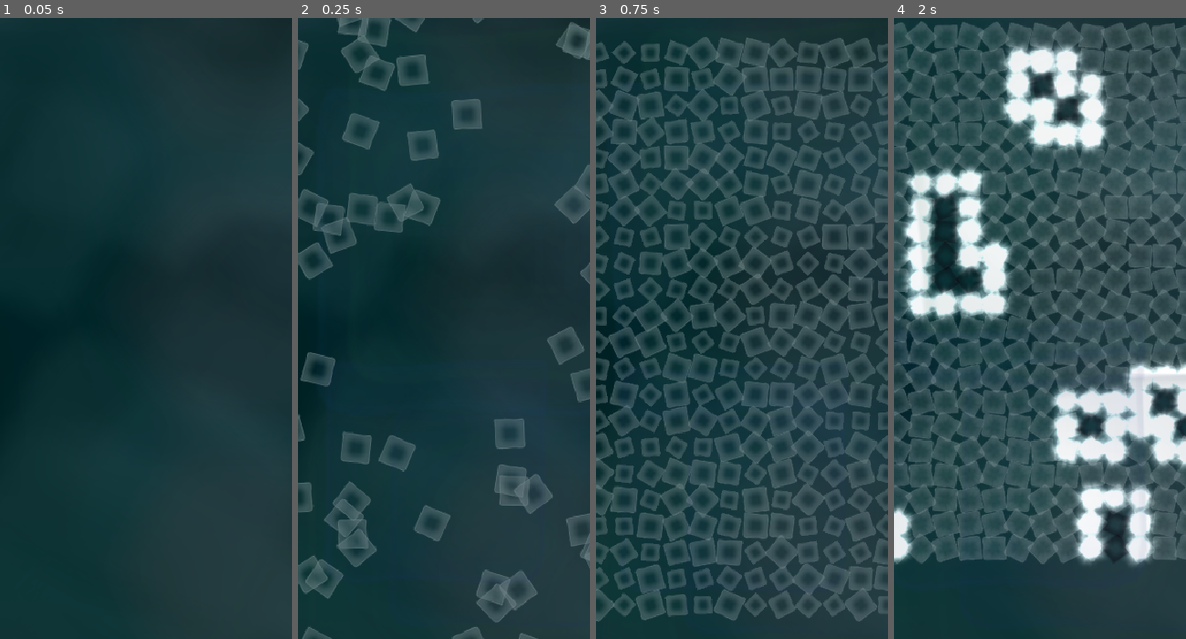
Above: before the commit, frames 1-4 (left to right).
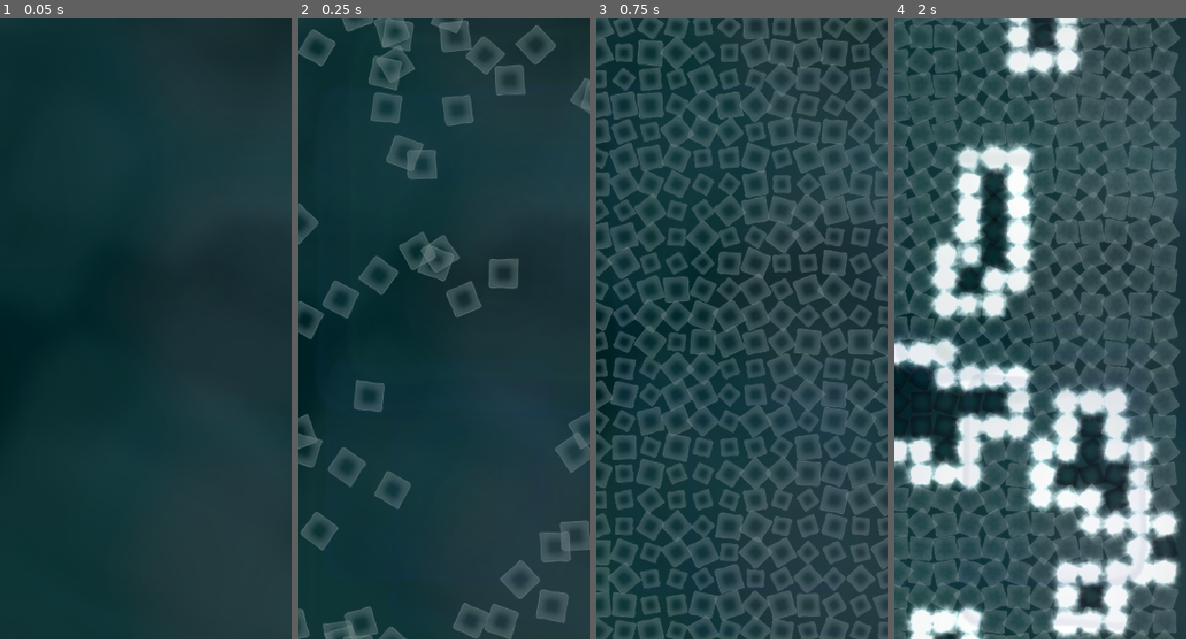
Above: after the commit, the same moments.

Repository: cloudziq/Mini_Sapper
Game: Godot game, scene res://scenes/SYS.tscn
The game is run twice, just before and just after one commit, with the same random seed, the same clock (stepped at 60 frames per second) and the same inputs.
Inputs (mouse positions are in pixels of both pictures, inside the frame that each line leads up to):
- Up to frame 1 (0.05 s): no input
- Up to frame 2 (0.25 s): no input
- Up to frame 3 (0.75 s): move the mouse to (806, 297) at 0.52 s; hold Mouse wheel up (zoom+) from 0.53 s (still down); click (806, 297) at 0.67 s
- Up to frame 4 (2 s): release Mouse wheel up (zoom+) at 1.25 s; drag from (981, 359) to (905, 67) at 1.27 s

Frame 1 is identical in both runs. In frame 2, 20% of the frame differs, in the area x 0-100%, y 0-100%; in frame 3, 22%; in frame 4, 47%.

Commit message:
fix camera drag for rect stages

Diff:
--- a/scripts/Camera.gd
+++ b/scripts/Camera.gd
@@ -11,7 +11,7 @@
 var drag_start_position  := Vector2.ZERO
 
 #var cam_min_coord        := Vector2.ZERO
-var cam_max_coord        :  int
+var cam_max_coord        := Vector2.ZERO
 
 
 
@@ -20,7 +20,7 @@
 
 func _ready():
 	yield(get_tree().create_timer(.004), "timeout")
-	cam_max_coord  = ($"../".board_size.y * $"../".tile_size) / 2.225
+	cam_max_coord  = ($"../".board_size * $"../".tile_size) / 2.225
 	var i          = G.SETTINGS.zoom_level
 	target_zoom    = Vector2(i, i)
 
@@ -40,8 +40,8 @@
 
 	#drag limits
 	var cam_pos  = position
-	cam_pos.x    = clamp(cam_pos.x, -cam_max_coord+G.window.x/2, cam_max_coord++G.window.x/2)
-	cam_pos.y    = clamp(cam_pos.y, -cam_max_coord+G.window.y/2, cam_max_coord++G.window.y/2)
+	cam_pos.x    = clamp(cam_pos.x, -cam_max_coord.x+G.window.x/2, cam_max_coord.x++G.window.x/2)
+	cam_pos.y    = clamp(cam_pos.y, -cam_max_coord.y+G.window.y/2, cam_max_coord.y++G.window.y/2)
 	position     = cam_pos
 
 
--- a/scripts/SYS.gd
+++ b/scripts/SYS.gd
@@ -54,7 +54,7 @@
 
 #   board_x:  board_y:  bombs:  revealed tiles:
 var level_data = [
-	[22,      22,      12,      0],        # 1
+	[12,      30,      16,      0],        # 1
 	[5,       4,        1,      0],        # 2
 	[5,       5,        1,      0],        # 3
 	[5,       6,        1,      0],        # 4
